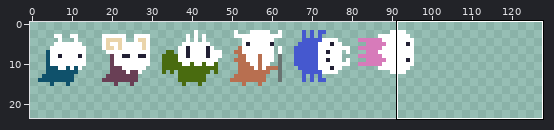
Pixel-art file -- Dragon.gmx/GFX/enemies.aseprite. Above, an overview of the earlier version with the close-up marked.
Close-up. First the earlier version:
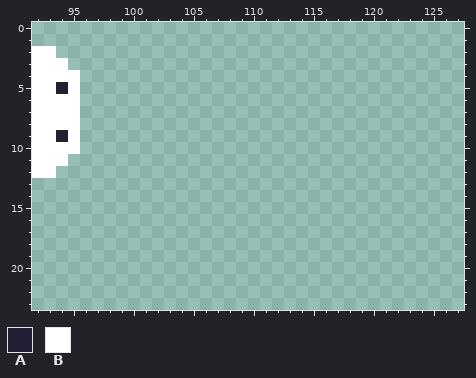
128x32 pixels, 1 frame. Shown: x 92..127, y 0..23. The wide view leaves out empty margins.
Palette (. is transparent): A #222034  B #ffffff
Pixels before, first column x 92:
 2 BB..
 3 BBB.
 4 BBBB
 5 BBAB
 6 BBBB
 7 BBBB
 8 BBBB
 9 BBAB
10 BBBB
11 BBB.
12 BB..
And afterwards:
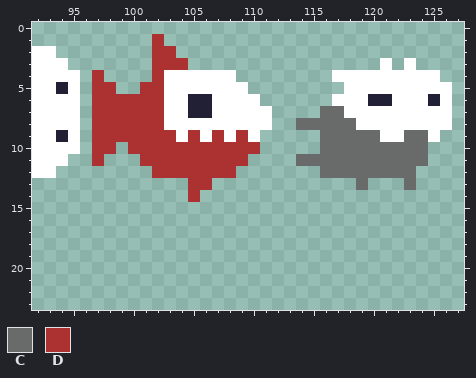
Colours new in this view: C #696a6a  D #ac3232
Commit: smooth rotation enemies / spikes
What changed:
y 1: x 102 . -> D
y 2: x 102..103 .. -> DD
y 3: x 102..104 ... -> DDD; x 121 . -> B; x 123 . -> B
y 4: x 97 . -> D; x 102..108 ....... -> DBBBBBB; x 117..125 ......... -> BBBBBBBBB
y 5: x 97..98 .. -> DD; x 101..109 ......... -> DDBBBBBBB; x 118..126 ......... -> BBBBBBBBB
y 6: x 97..110 .............. -> DDDDDDBBAABBBB; x 117..126 .......... -> BBBAABBBAB
y 7: x 97..111 ............... -> DDDDDDBBAABBBBB; x 116..126 ........... -> CCBBBBBBBBB
y 8: x 97..111 ............... -> DDDDDDBBBBBBBBB; x 114..126 ............. -> CCCCCBBBBBBBB
y 9: x 97..110 .............. -> DDDDDDDBDBDBDB; x 116..125 .......... -> CCCCCBBCCB
y 10: x 97..98 .. -> DD; x 100..110 ........... -> DDDDDDDDDDD; x 116..124 ......... -> CCCCCCCCC
y 11: x 97 . -> D; x 101..109 ......... -> DDDDDDDDD; x 114..124 ........... -> CCCCCCCCCCC
y 12: x 102..108 ....... -> DDDDDDD; x 116..123 ........ -> CCCCCCCC
y 13: x 105..106 .. -> DD; x 119 . -> C; x 123 . -> C
y 14: x 105 . -> D
Changed places in both close-ups, as pixel boxes (x1, y1, x2, y2):
added: (92, 34, 452, 202)
